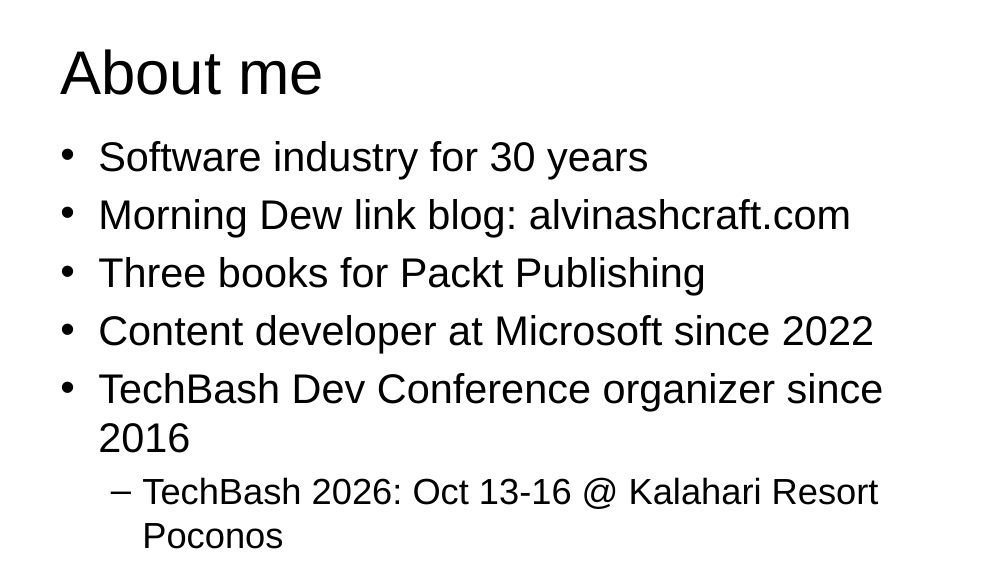
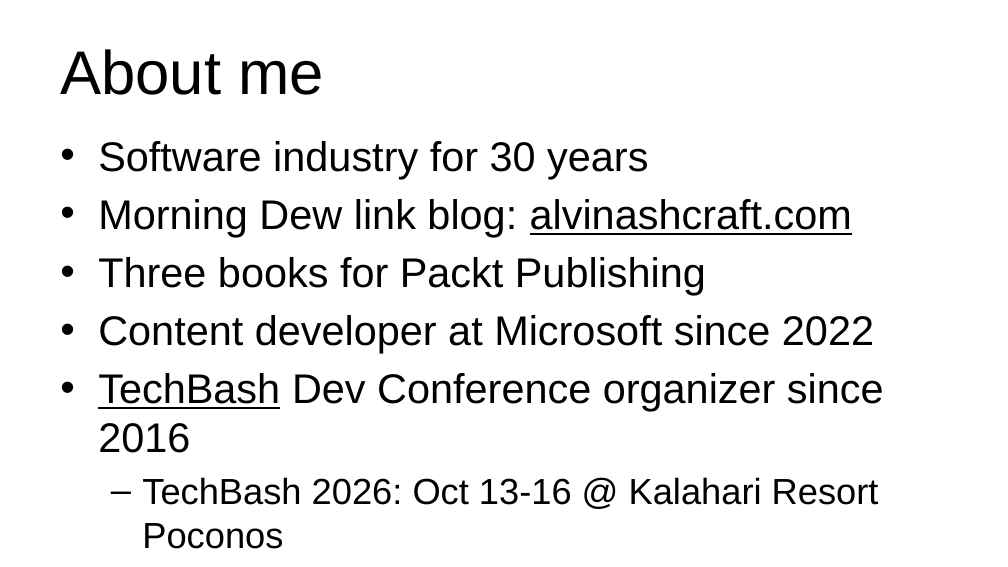
Before and after one commit to alvinashcraft/speaking, a slide deck: slide 3 of 2025/1116_VSLiveOrlando/Contributing to Learn/VSLive Orlando 25 - Become a MS Learn Contributor_AlvinAshcraft.pptx. Drawn at 1008x567 pixels with LibreOffice and Linux fonts; fonts in the diff are those of the drawing; background and template pictures are left out. Boxes give left, top, right and bottom in pixels: in the first picture for what was removed or moved away, otherwise in the second. Text is boxed around its words. In the diff, an @@ line names an element or a change of style, - is before the commit and + after.

```diff
--- a/2025/1116_VSLiveOrlando/Contributing to Learn/VSLive Orlando 25 - Become a MS Learn Contributor_AlvinAshcraft.pptx
+++ b/2025/1116_VSLiveOrlando/Contributing to Learn/VSLive Orlando 25 - Become a MS Learn Contributor_AlvinAshcraft.pptx
@@ text at (x1=98, y1=199, x2=884, y2=453): underline on in "alvinashcraft.com", "TechBash" @@
```
Also in this commit, not shown: 5 other slides changed.
